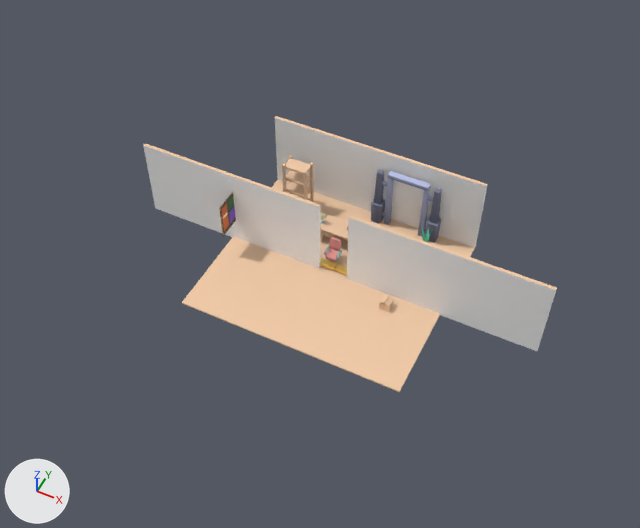
A saved change to the glTF model apps/web/public/models/interior-vault.glb.
Rendered twice from a 50 mm camera at (8.93, -18.94, 23.93) aimed at (-0.05, -0.98, 1.48). Arrows for +X, +Y and +Z are at lower left; the lights stay in place. The picture after the commit comes second. Where no turn or scale is listed for an object, it has been applied to the vertices. Vertices at exactly the same position are counted once.

Objects in the first picture: 'room.vault.box', 'room.vault.chair', 'room.vault.desk', 'room.vault.door', 'room.vault.floor', 'room.vault.gold.0', 'room.vault.gold.1', 'room.vault.lamp', 'room.vault.plant', 'room.vault.poster', 'room.vault.shelf', 'room.vault.wall.e', 'room.vault.wall.n', 'room.vault.wall.w'.
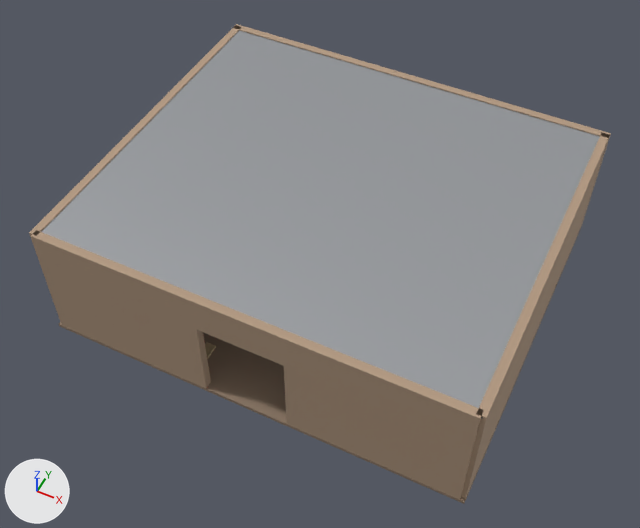
Not visible in the pictures: 'room.vault.books'.

Where the change shows, as pixel boxes (x1, y1, x2, y2) in the pictures (640 x 528 px):
'room.vault.metal', added
    after: (41, 30, 600, 418)
'room.vault.wall', added (beige)
    after: (29, 24, 611, 499)
'room.vault.floor', recoloured, surface changed, reshaped, moved, rescaled
    before: (182, 180, 477, 392)
    after: (59, 230, 580, 504)
'room.vault.wall.e', deleted
    before: (347, 215, 557, 351)
'room.vault.wall.n', deleted
    before: (275, 116, 488, 248)
'room.vault.wall.w', deleted
    before: (143, 143, 321, 268)
'room.vault.door', deleted
    before: (371, 169, 442, 243)
'room.vault.shelf', deleted (beige)
    before: (282, 155, 314, 202)
'room.vault.desk', deleted
    before: (321, 215, 349, 242)
'room.vault.poster', deleted
    before: (219, 192, 236, 236)
'room.vault.chair', deleted
    before: (324, 237, 342, 261)
'room.vault.box', deleted
    before: (379, 295, 393, 312)
'room.vault.gold.0', deleted
    before: (320, 258, 337, 271)
'room.vault.trim', added (mostly hidden)
    after: (205, 342, 216, 359)
'room.vault.gold.1', deleted
    before: (335, 264, 347, 275)
'room.vault.plant', deleted
    before: (421, 225, 433, 243)
'room.vault.lamp', deleted
    before: (321, 213, 326, 224)
part 1 of me_mesh_floorfull, deleted (beige)
    before: (182, 180, 477, 392)
part 2 of me_mesh_floorfull, added
    after: (59, 230, 580, 504)

What changed in the scene script:
```text
Change mat_metal:
    mat_metal.base_color: (0.741, 0.823, 0.84) -> (0.55, 0.57, 0.6)  # white #dfeaec -> light grey #c4c7cb
    mat_metal.roughness: 1.0 -> 0.32
    mat_metal.metallic: 0.0 -> 0.86
Change me_mesh_floorfull:
    used by ob_room_vault_floor; location = (0.0, 0.0, 0.04); scale = (4.1, 4.1, 4.1)
    remove me_mesh_floorfull.from_pydata(...)  # 8 vertices, 12 faces; spans x -1.0..1.0, y -0.88..0.88, z -0.01..0.01
    remove me_mesh_floorfull.materials.append(mat_wood)  # beige #f3cca8
    add me_mesh_floorfull.from_pydata(...)  # 8 vertices, 12 faces; spans x -7.3..7.3, y -6.3..6.3, z 0.0..0.12
    me_mesh_floorfull part 1: the whole mesh is rebuilt
    me_mesh_floorfull part 2
    8 vertices are added at x -7.3..7.3, y -6.3..6.3, z 0.0..0.12
    12 new faces join them
    add me_mesh_floorfull.materials.append(mat_floor)  # brown #907c69
Change ob_room_vault_floor:
    ob_room_vault_floor.scale: (4.1, 4.1, 4.1) -> (1.0, 1.0, 1.0)
    ob_room_vault_floor.location: (0.0, 0.0, 0.04) -> (0.0, 0.0, 0.0)
Remove ob_room_vault_wall_n:
    ob_room_vault_wall_n = bpy.data.objects.new('room.vault.wall.n', me_mesh_wall)
Remove ob_room_vault_wall_w:
    ob_room_vault_wall_w = bpy.data.objects.new('room.vault.wall.w', me_mesh_wall_001)
Remove ob_room_vault_wall_e:
    ob_room_vault_wall_e = bpy.data.objects.new('room.vault.wall.e', me_mesh_wall_002)
Remove ob_room_vault_desk:
    ob_room_vault_desk = bpy.data.objects.new('room.vault.desk', me_mesh_desk)
Remove ob_room_vault_chair:
    ob_room_vault_chair = bpy.data.objects.new('room.vault.chair', me_mesh_chair)
Remove ob_room_vault_shelf:
    ob_room_vault_shelf = bpy.data.objects.new('room.vault.shelf', me_mesh_bookcaseopen)
Remove ob_room_vault_books:
    ob_room_vault_books = bpy.data.objects.new('room.vault.books', me_mesh_books)
Remove ob_room_vault_lamp:
    ob_room_vault_lamp = bpy.data.objects.new('room.vault.lamp', me_mesh_lamproundtable)
Remove ob_room_vault_plant:
    ob_room_vault_plant = bpy.data.objects.new('room.vault.plant', me_mesh_plant)
Remove ob_room_vault_box:
    ob_room_vault_box = bpy.data.objects.new('room.vault.box', me_mesh_cardboardboxclosed)
Remove ob_room_vault_door:
    ob_room_vault_door = bpy.data.objects.new('room.vault.door', me_group)
Remove ob_room_vault_poster:
    ob_room_vault_poster = bpy.data.objects.new('room.vault.poster', me_plane)
Remove ob_room_vault_gold_0:
    ob_room_vault_gold_0 = bpy.data.objects.new('room.vault.gold.0', me_cube)
Remove ob_room_vault_gold_1:
    ob_room_vault_gold_1 = bpy.data.objects.new('room.vault.gold.1', me_cube_001)
Add ob_room_vault_metal:
    ob_room_vault_metal = bpy.data.objects.new('room.vault.metal', me_metal)  # 344 vertices, 552 faces; spans x -7.2..7.2, y -6.2..6.2, z 0.0..4.47; in mat_metal (light grey #c4c7cb)
    ob_room_vault_metal.location = (0.0, 0.0, 0.0)
Add ob_room_vault_trim:
    ob_room_vault_trim = bpy.data.objects.new('room.vault.trim', me_trim)  # 188 vertices, 296 faces; spans x -7.1..7.1, y -6.05..6.0, z 0.02..2.78; in mat_trim (beige #ceb890)
    ob_room_vault_trim.location = (0.0, 0.0, 0.0)
Add ob_room_vault_wall:
    ob_room_vault_wall = bpy.data.objects.new('room.vault.wall', me_wall)  # 44 vertices, 72 faces; spans x -7.3..7.3, y -6.29..6.29, z 0.0..4.5; in mat_wall (beige #b39981)
    ob_room_vault_wall.location = (0.0, 0.0, 0.0)
```
